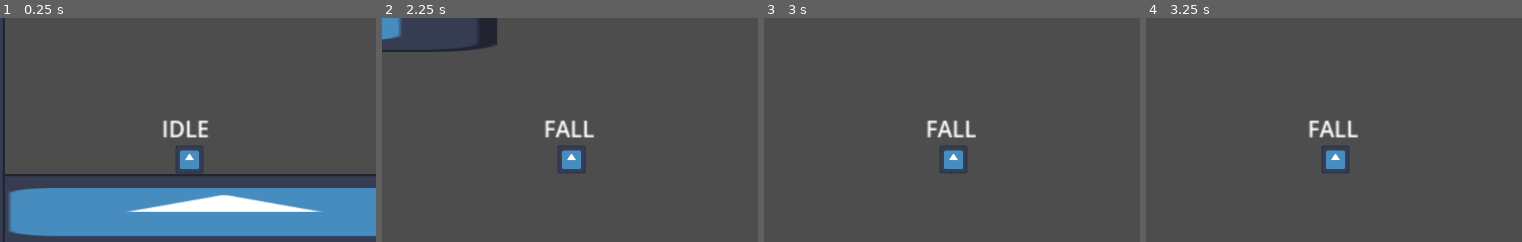
Above: before the commit, frames 1-4 (left to right).
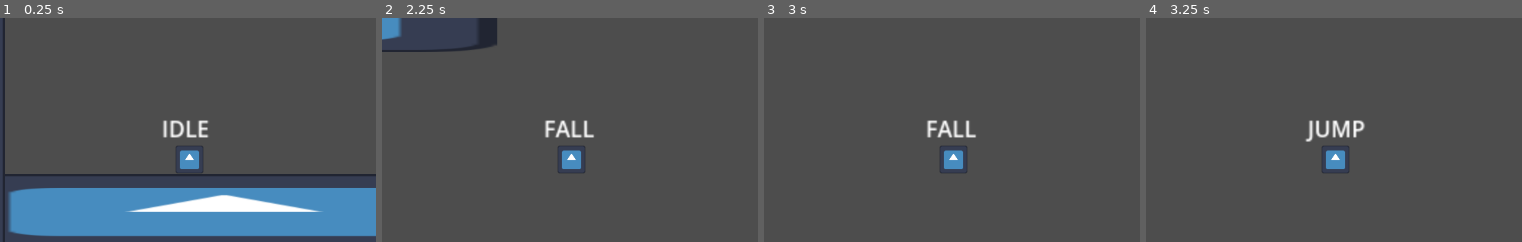
Above: after the commit, the same moments.

Repository: ski-freak/AtniaMania
Game: Godot game, scene res://scenes/environment/world.tscn
Same seed, same stepped clock (60 frames per second), same inputs: the game is played once before the commit and once after it. The engine's default icon, where the game draws it, is replaced by a stand-in: a white triangle on a blue panel in a dark square.
Inputs:
- Up to frame 1 (0.25 s): no input
- Up to frame 2 (2.25 s): tap Enter (ui_accept) at 0.5 s; hold X (Climb) 0.53-1.28 s; hold Right (MoveRight) 0.53-2.03 s; tap Space (Jump) at 0.77, 1.52 s; tap Z (Dash) at 1.35 s; hold Left (MoveLeft) from 2.03 s (still down); hold X (Climb) from 2.03 s (still down)
- Up to frame 3 (3 s): tap Enter (ui_accept) at 2.75 s; release Left (MoveLeft) at 2.78 s; release X (Climb) at 2.78 s; hold Right (MoveRight) from 2.78 s (still down); tap Z (Dash) at 2.85 s
- Up to frame 4 (3.25 s): keep holding Right (MoveRight); tap Space (Jump) at 3.02 s
The pictures show only the part of the screen within x 28-78%, y 18-68%; the shares and areas given below are measured in that part.

Frames 1-3 are identical in both runs. In frame 4, 0.8% of the frame differs, in the area x 42-59%, y 45-56%.
Error after the commit: Invalid access to property or key 'SLIDE' on a base object of type 'Node (STATES.gd)'. (res://scenes/entities/player/FALL.gd:22)

Commit message:
laptop commit

Diff:
--- a/scenes/entities/player/FALL.gd
+++ b/scenes/entities/player/FALL.gd
@@ -1,5 +1,9 @@
 extends "state.gd"
 
+@onready var CoyoteTimer = $CoyoteTimer
+@export var coyote_duration = 0.2
+
+var can_jump = true
 
 func update(delta):
 	Player.gravity(delta)
@@ -10,4 +14,15 @@
 		return STATES.DASH
 	if Player.get_next_to_wall() != null:
 		return STATES.WALLSLIDE
+	if Player.jump_input_actuation and can_jump:
+		return STATES.JUMP
 	return null
+
+func enter_state():
+	if Player.prev_state == STATES.IDLE or Player.prev_state == STATES.MOVE or Player.prev_state == STATES.SLIDE:
+		can_jump = true
+		CoyoteTimer.start(coyote_duration)
+	else:
+		can_jump = false
+
+	pass
--- a/scenes/entities/player/FALL.tscn
+++ b/scenes/entities/player/FALL.tscn
@@ -4,3 +4,6 @@
 
 [node name="FALL" type="Node"]
 script = ExtResource("1_qnp1a")
+
+[node name="CoyoteTimer" type="Timer" parent="."]
+wait_time = 0.2
